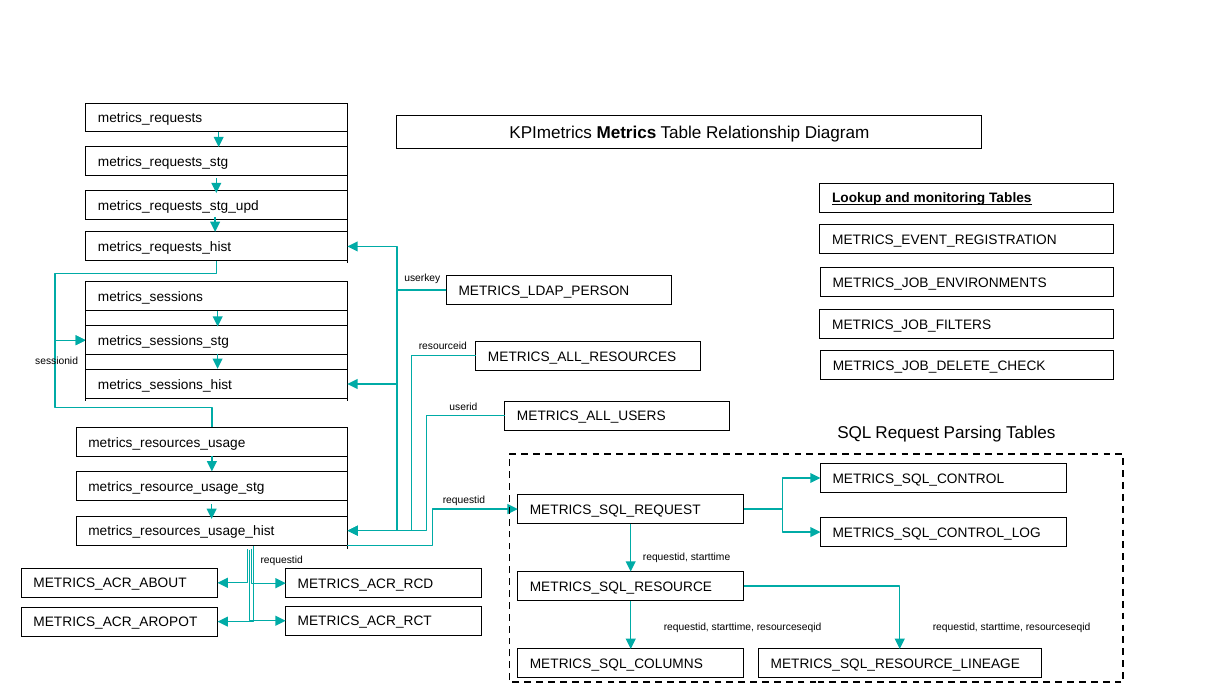
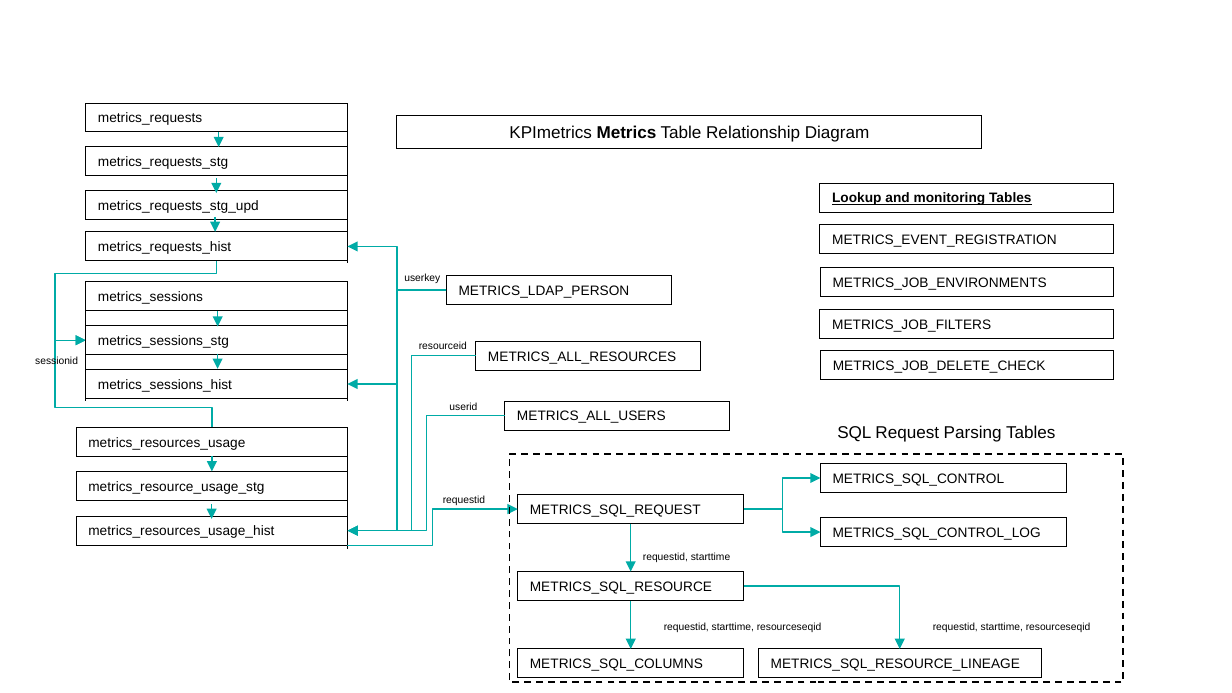
Before and after one commit to TIBCOSoftware/ASAssets_KPI, a slide deck: slide 21 of DocumentationSource/2022Q100/KPI Metrics Overview.pptx. Drawn at 1232x693 pixels with LibreOffice and Linux fonts; fonts in the diff are those of the drawing; background and template pictures are left out. Boxes give left, top, right and bottom in pixels: in the first picture for what was removed or moved away, otherwise in the second. Text is boxed around its words. In the diff, an @@ line names an element or a change of style, - is before the commit and + after.

```diff
--- a/DocumentationSource/2022Q100/KPI Metrics Overview.pptx
+++ b/DocumentationSource/2022Q100/KPI Metrics Overview.pptx
@@ rectangle removed at (x1=21, y1=568, x2=217, y2=598) @@
-METRICS_ACR_ABOUT
@@ elbow arrow removed from (248, 549) to (218, 583) @@
@@ elbow arrow removed from (253, 546) to (218, 622) @@
@@ elbow arrow removed from (250, 549) to (286, 621) @@
@@ elbow arrow removed from (251, 548) to (286, 583) @@
@@ text removed at (x1=261, y1=555, x2=303, y2=565) @@
-requestid
@@ rectangle removed at (x1=286, y1=569, x2=482, y2=599) @@
-METRICS_ACR_RCD
@@ rectangle removed at (x1=21, y1=607, x2=217, y2=637) @@
-METRICS_ACR_AROPOT
@@ rectangle removed at (x1=286, y1=606, x2=482, y2=636) @@
-METRICS_ACR_RCT
```
Also in this commit, not shown: 3 other slides changed, 6 other files.
